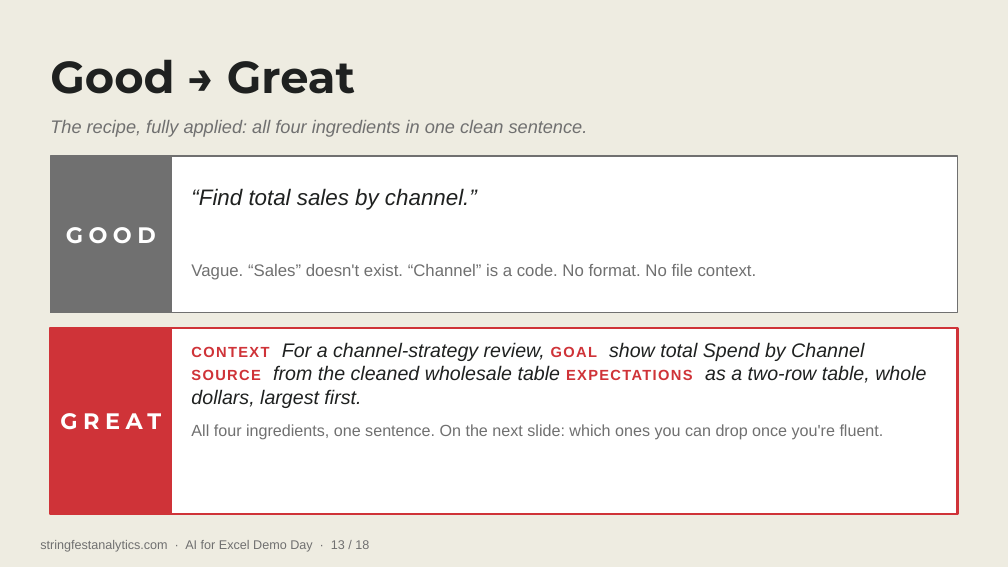
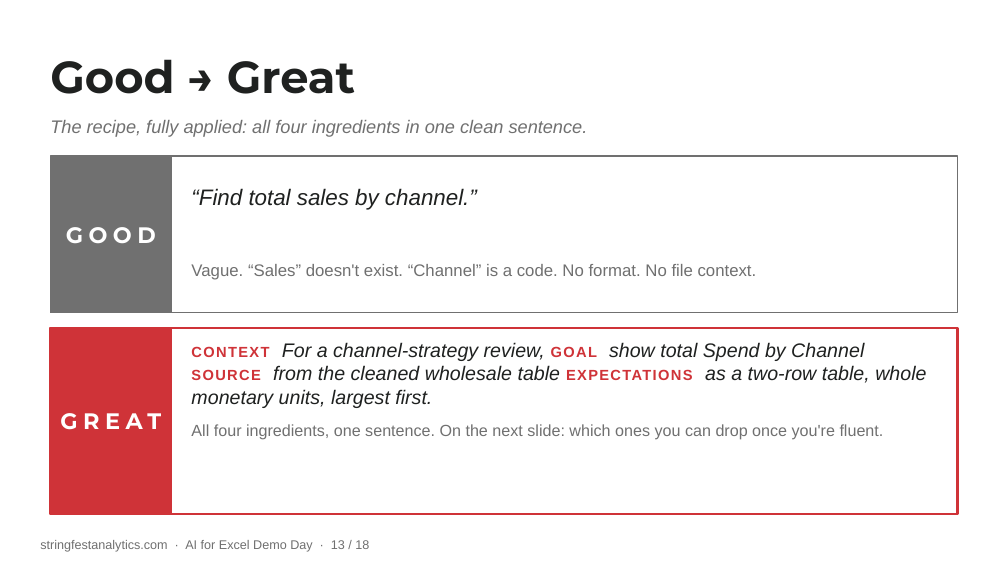
Before and after one commit to stringfestdata/ai-for-excel-demo-day, a slide deck: slide 13 of AI-for-Excel-Demo-Day.pptx. Drawn at 1008x567 pixels with LibreOffice and Linux fonts; fonts in the diff are those of the drawing. Boxes give left, top, right and bottom in pixels: in the first picture for what was removed or moved away, otherwise in the second. Text is boxed around its words. In the diff, an @@ line names an element or a change of style, - is before the commit and + after.

```diff
--- a/AI-for-Excel-Demo-Day.pptx
+++ b/AI-for-Excel-Demo-Day.pptx
@@ background #EEECE1 to #FFFFFF @@
@@ text at bbox=[191, 342, 926, 408]: text changed @@
-CONTEXT For a channel-strategy review, GOAL show total Spend by Channel SOURCE from the cleaned wholesale table EXPECTATIONS as a two-row table, whole dollars, largest first.
+CONTEXT For a channel-strategy review, GOAL show total Spend by Channel SOURCE from the cleaned wholesale table EXPECTATIONS as a two-row table, whole monetary units, largest first.
```
Also in this commit, not shown: 16 other slides changed, 1 slide added, 1 slide removed, 5 other files.
